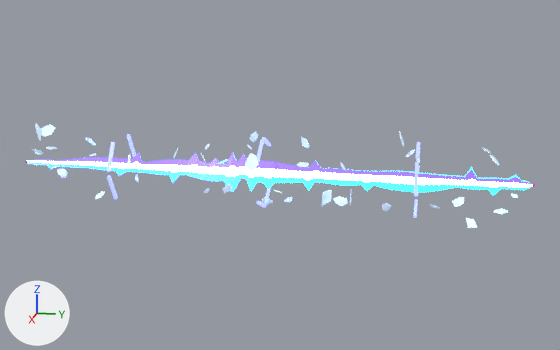
A saved change to the FBX model ElementBeams/RiftBeam.fbx.
One viewpoint serves both versions: a camera (50 mm lens) standing at (34.3, 19.6, 8.5) and looking at (0.1, 12.8, 0.0). Arrows for +X, +Y and +Z are at lower left; the lights stay in place. The older version comes first. Where no turn or scale is listed for an object, it has been applied to the vertices.

The scene before the commit, as lines of its bpy script (objects in view):
```python
mat_riftgate = principled_material('RiftGate')
mat_riftgate.base_color = (0.157, 0.19, 1.0)  # blue #6e79ff
mat_riftgate.roughness = 0.4
mat_riftgate.emission_color = (0.157, 0.19, 1.0)  # blue #6e79ff
mat_riftgate.emission_strength = 3.0
me_edgecyan = bpy.data.meshes.new('EdgeCyan')
me_edgecyan.from_pydata(...)  # 364 vertices, 362 faces; spans x -0.9..0.8, y 0.0..24.0, z -0.8..0.8
me_edgecyan.materials.append(mat_riftcyan)  # cyan #2ee7ff, glowing cyan #2ee7ff
me_edgemagenta = bpy.data.meshes.new('EdgeMagenta')
me_edgemagenta.from_pydata(...)  # 364 vertices, 362 faces; spans x -0.8..0.8, y 0.0..24.0, z -0.9..0.8
me_edgemagenta.materials.append(mat_riftindigo)  # blue #5944ff, glowing blue #5944ff
me_gates = bpy.data.meshes.new('Gates')
me_gates.from_pydata(...)  # 96 vertices, 72 faces; spans x -1.69..1.69, y 4.93..19.07, z -1.7..1.7
me_gates.materials.append(mat_riftgate)  # blue #6e79ff, glowing blue #6e79ff
ob_edgecyan = bpy.data.objects.new('EdgeCyan', me_edgecyan)
ob_edgecyan.location = (0.0, 0.0, 0.0)
ob_edgemagenta = bpy.data.objects.new('EdgeMagenta', me_edgemagenta)
ob_edgemagenta.location = (0.0, 0.0, 0.0)
ob_gates = bpy.data.objects.new('Gates', me_gates)
ob_gates.location = (0.0, 0.0, 0.0)
# also in view: 'Fragments' at (0.2, 12.0, 0.2); 'Tear' at (0.0, 12.0, 0.0)
```
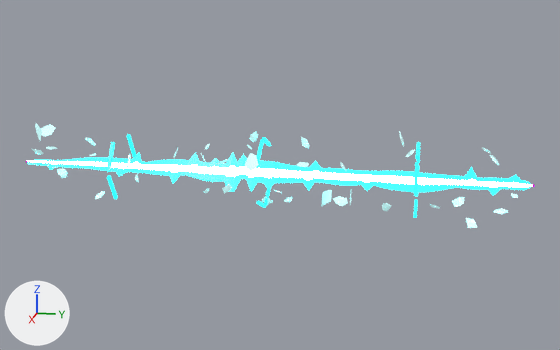
The change in detail:
In material 'RiftGate' (mat_riftgate), emission_color goes from (0.157, 0.19, 1.0) (blue #6e79ff) to (0.00902, 0.586, 0.586) (cyan #18c9c9).
me_edgemagenta has 364 vertices, 362 faces and spans x -0.8..0.8, y 0.0..24.0, z -0.9..0.8.
me_edgemagenta no longer uses material mat_riftindigo (blue #5944ff, glowing blue #5944ff).
me_edgemagenta gains material mat_riftcyan (cyan #23dde7, glowing cyan #23dde7).

What differs and where, as boxes (x1, y1, x2, y2) in the pictures (560 x 350 px):
'EdgeMagenta', recoloured
    both: (28, 152, 532, 192)
'Gates', recoloured
    both: (106, 134, 420, 218)
